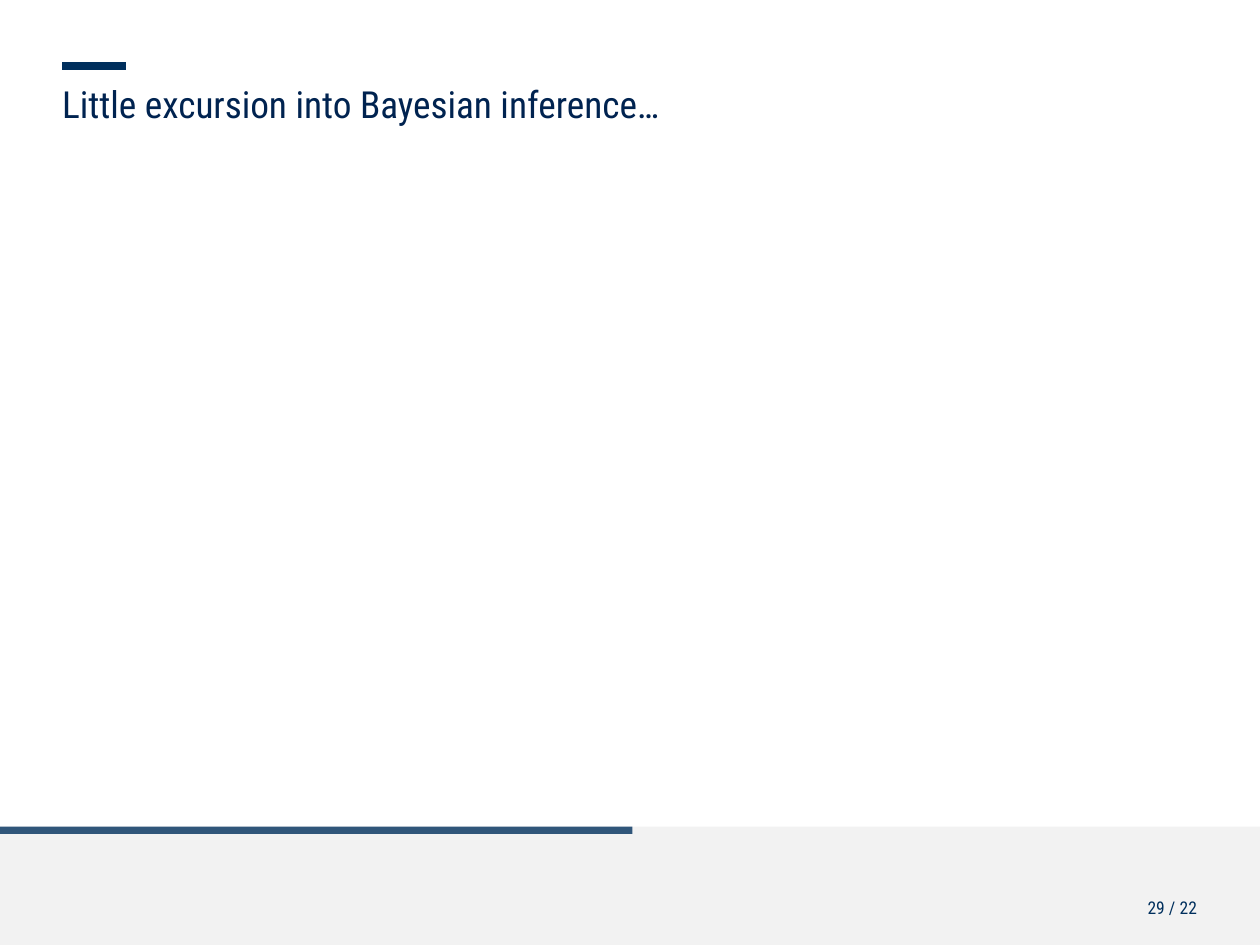
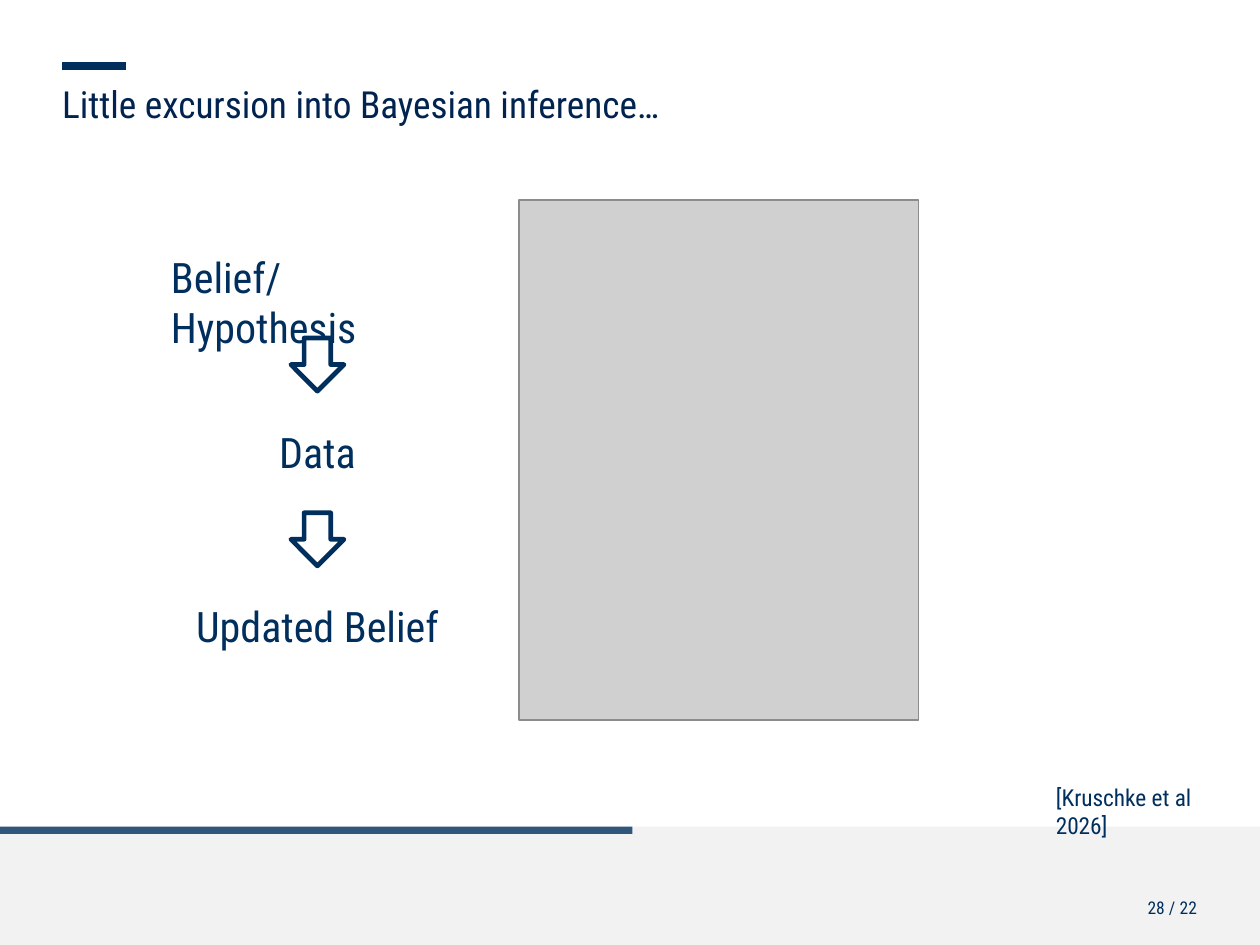
Before and after one commit to ChristineNussbaum/2025_Simultaneous_Adaptation, a slide deck: slide 28 of talks/Kolloq_Simulatenous_opposite_adaptation.pptx (slide 29 before the commit). Drawn at 1260x945 pixels with LibreOffice and Linux fonts; fonts in the diff are those of the drawing; grey boxes stand for pictures; background and template pictures are left out. Boxes give left, top, right and bottom in pixels: in the first picture for what was removed or moved away, otherwise in the second. Text is boxed around its words. In the diff, an @@ line names an element or a change of style, - is before the commit and + after.

```diff
--- a/talks/Kolloq_Simulatenous_opposite_adaptation.pptx
+++ b/talks/Kolloq_Simulatenous_opposite_adaptation.pptx
@@ picture added at (519, 200, 919, 721) @@
@@ text added at (171, 261, 356, 354), 18 pt, text #002F5D @@
+Belief/Hypothesis
@@ down arrow added at (291, 338, 344, 391), fill #FFFFFF, outline #002F5D 2 pt @@
@@ text added at (279, 438, 356, 469), 18 pt, text #002F5D @@
+Data
@@ down arrow added at (291, 512, 344, 566), fill #FFFFFF, outline #002F5D 2 pt @@
@@ text added at (196, 610, 439, 651), 18 pt, text #002F5D @@
+Updated Belief
@@ text added at (1056, 787, 1191, 838), 10 pt, text #002F5D @@
+[Kruschke et al 2026]
@@ page number at (1148, 901, 1197, 914): text changed @@
-29 / 22
+28 / 22
```
Also in this commit, not shown: 12 other slides changed, 11 slides added, 3 slides removed, 1 other file.
